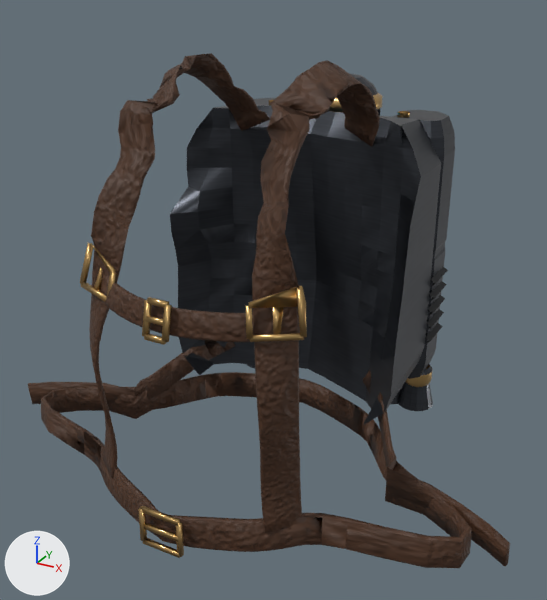
An edit to the glTF model assets/models/scottish-base-v2/jetpack-only.glb, drawn before and after from the same camera.
Before and after are seen from a 50 mm camera at (0.395, -0.636, 1.634) aimed at (0.009, 0.065, 1.283). Arrows for +X, +Y and +Z are at lower left; the lights stay in place. The picture after the commit comes second. Both versions are drawn at full value of the shape key 'armour_fit' of 'gear_white_pack'; the numbers are the values there. Vertices at exactly the same position are counted once.

Names of what the first picture shows: 'gear_white_pack'.
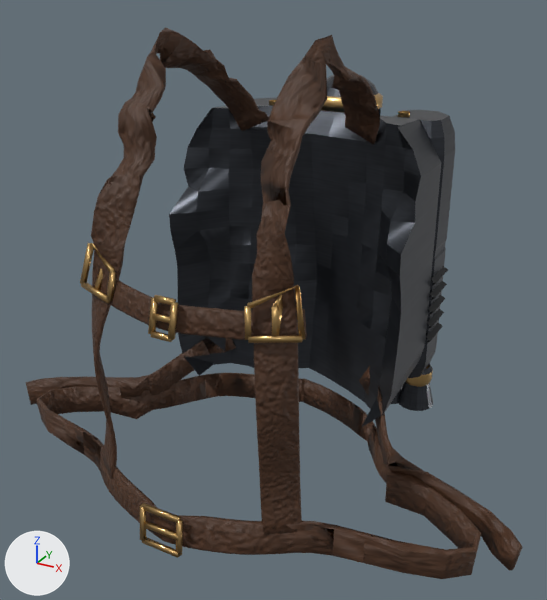
Boxes (x1, y1, x2, y2) around the edits, measured in the pictures (547 x 600 px; the box of a moved part takes in the faces that stretch with it):
'gear_white_pack', reshaped (7% taller): before (28, 53, 510, 568); after (26, 27, 522, 579)
part 1 of me_gear_white_pack_001, moved or reshaped: before (250, 333, 304, 342); after (248, 335, 302, 343)
part 2 of me_gear_white_pack_001, moved or reshaped: before (142, 300, 152, 336); after (148, 297, 158, 334)
part 3 of me_gear_white_pack_001, moved or reshaped: before (144, 334, 166, 345); after (151, 331, 172, 342)
part 4 of me_gear_white_pack_001, moved or reshaped: before (161, 305, 172, 342); after (168, 302, 178, 340)
part 5 of me_gear_white_pack_001, moved or reshaped: before (147, 297, 169, 308); after (154, 295, 176, 305)
part 6 of me_gear_white_pack_001, moved or reshaped: before (146, 316, 163, 326); after (152, 313, 170, 323)
part 7 of me_gear_white_pack_001, moved or reshaped: before (138, 508, 147, 542); after (140, 505, 146, 541)
part 8 of me_gear_white_pack_001, moved or reshaped: before (28, 53, 510, 568); after (26, 27, 522, 579)

What the commit changed:
me_gear_white_pack_001 is used by ob_gear_white_pack; location (0.0, 0.0, 0.0).
me_gear_white_pack_001 had 3108 vertices, 5824 faces and spanned x -0.319..0.318, y -0.156..0.32, z 1.072..1.55.
me_gear_white_pack_001 now has 3108 vertices, 5824 faces and spans x -0.326..0.328, y -0.157..0.321, z 1.072..1.578.
me_gear_white_pack_001 part 1: the loose piece of 8 vertices spanning x 0.085..0.128, y -0.12..-0.09, z 1.329..1.336 is scaled about its middle by (1.04, 0.873, 1.01), then moved by (-0.001, -0.001, -0.002).
me_gear_white_pack_001 part 2: the loose piece of 8 vertices spanning x -0.013..-0.007, y -0.146..-0.134, z 1.322..1.356 is scaled about its middle by (0.988, 1.08, 0.995), then moved by (0.002, 0.006, 0.0).
me_gear_white_pack_001 part 3: the loose piece of 8 vertices spanning x -0.01..0.012, y -0.146..-0.141, z 1.319..1.326 is moved by (0.002, 0.006, 0.0).
me_gear_white_pack_001 part 4: the loose piece of 8 vertices spanning x 0.009..0.015, y -0.146..-0.134, z 1.322..1.356 is moved by (0.002, 0.007, 0.0).
me_gear_white_pack_001 part 5: the loose piece of 8 vertices spanning x -0.01..0.012, y -0.139..-0.133, z 1.353..1.359 is moved by (0.002, 0.007, 0.0).
me_gear_white_pack_001 part 6: the loose piece of 8 vertices spanning x -0.01..0.012, y -0.142..-0.137, z 1.336..1.342 is moved by (0.002, 0.007, 0.0).
me_gear_white_pack_001 part 7: the loose piece of 8 vertices spanning x -0.027..-0.021, y -0.156..-0.15, z 1.086..1.126 is multiplied about its middle by the matrix ((0.999, 0.038, -0.009), (-0.037, 0.995, 0.09), (0.012, -0.09, 0.996)), then moved by (-0.001, 0.001, 0.001).
me_gear_white_pack_001 part 8: 1426 of 3108 vertices moved; they spanned x -0.319..0.318, y -0.156..0.271, z 1.086..1.55 and now span x -0.326..0.328, y -0.157..0.272, z 1.085..1.578; mean shift (0.0, 0.0, 0.002); largest move (0.061, 0.016, 1.539) -> (0.092, 0.025, 1.577).
Other edits to the shape of me_gear_white_pack_001 do not show in these pictures.
